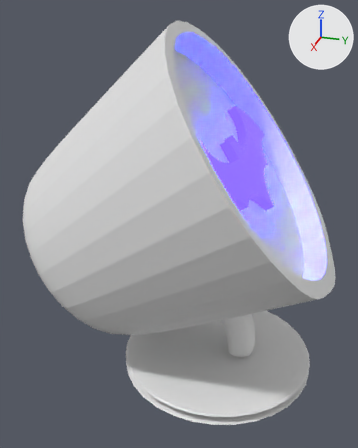
What one commit did to the Blender file Batsymbol.blend.
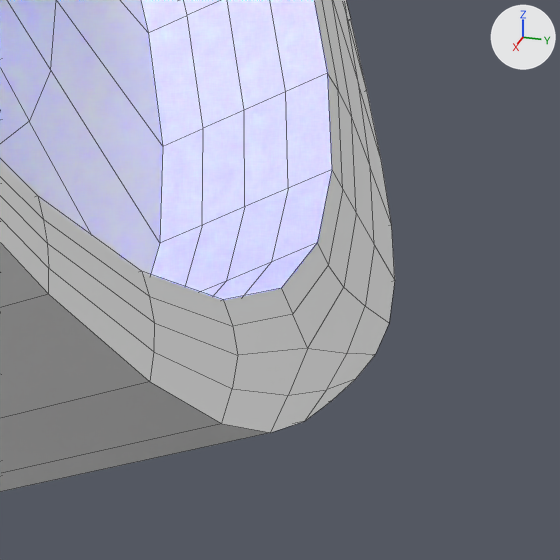
The first picture shows the older version from a camera (50 mm lens) standing at (3.91, -7.98, 3.23) and looking at (0.05, -9.13, 1.46). The close-ups show both versions on the part from 79% to 100% of the width and 54% to 71% of the height of that picture; other places that the commit changed are outside them. Lighting does not change. The marker at upper right points along +X, +Y and +Z. The close-ups show mesh edges as thin lines.
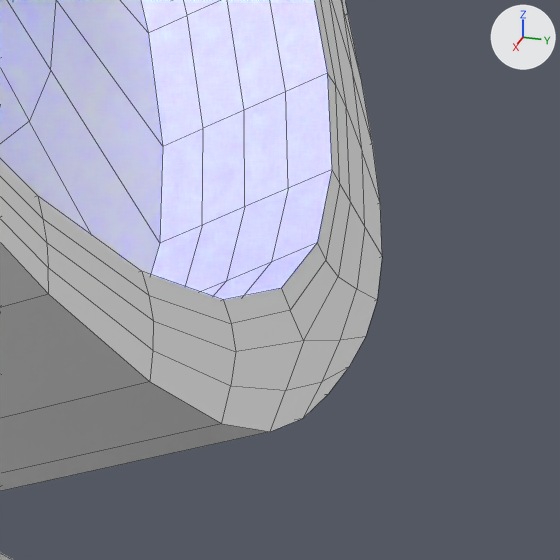
Location of each change, [x1, y1, x2, y2] in pixels of the close-ups (560 x 560 px; the box of a moved part takes in the faces that stretch with it):
'Cylinder', reshaped: before [0, 0, 395, 492]; after [0, 0, 382, 560]
part 1 of me_cylinder, moved or reshaped: before [142, 0, 395, 433]; after [142, 0, 382, 432]

The change in detail:
me_cylinder has 149 vertices, 135 faces and spans x -1.33..1.33, y -1.97..0.85, z -1.75..1.45.
me_cylinder is used by ob_cylinder; location (0.0, -9.699, 1.78); rotation (0.0, 0.0, 3.142), in degrees (0, 0, 180).
Verts and faces of me_cylinder; kept vertices keep their numbers, new ones are numbered from 149.
Before the commit, vertices of me_cylinder: 51 (-0.01, -1.97, -0.72).
Part 1, on me_cylinder:
Vertex 51 moves to (0.0, -1.95, -0.68).
